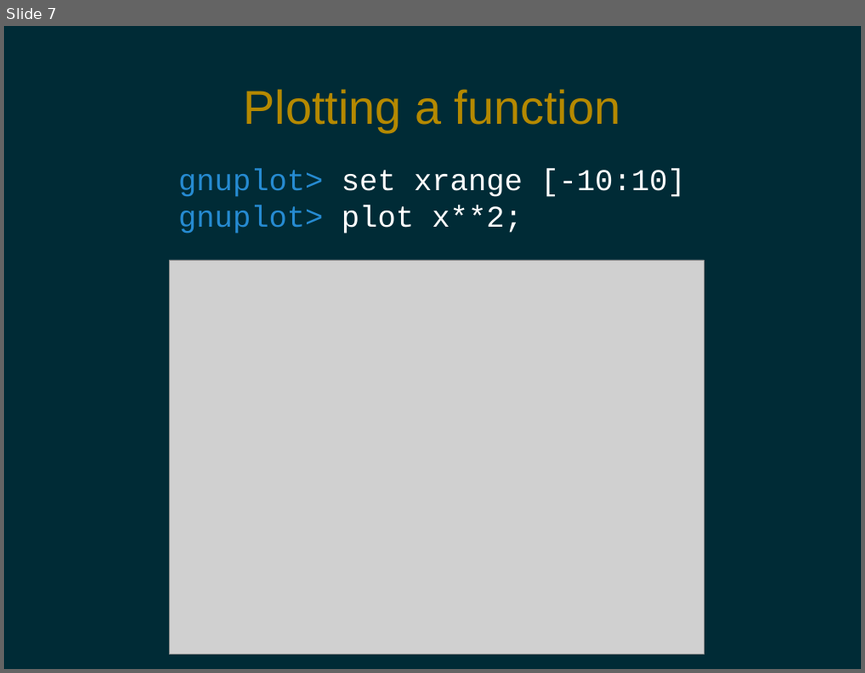
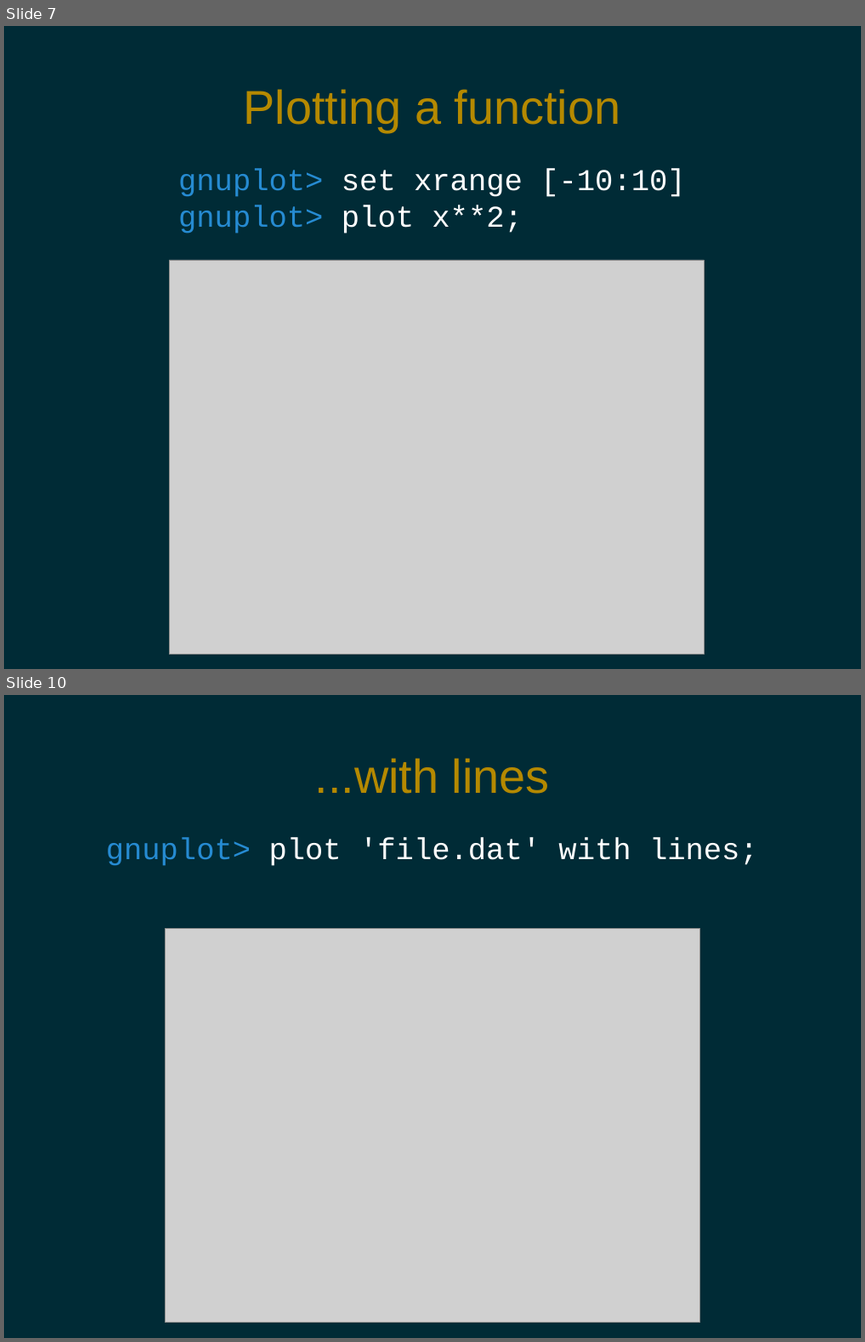
Before and after one commit to pdg137/gnuplot-pres, a slide deck: gnuplot.odp. Shown one above the other, each under a label of ours: slide 7 before the commit, slides 7 and 10 after it; the slides between them are not shown. The pictures are 865x673 and 865x1342 pixels, drawn with LibreOffice and Linux fonts; fonts in the diff are those of the drawing; grey boxes stand for pictures. Boxes give left, top, right and bottom in pixels: in the first picture for what was removed or moved away, otherwise in the second. Text is boxed around its words. In the diff, an @@ line names an element or a change of style, - is before the commit and + after.

```diff
--- a/gnuplot.odp
+++ b/gnuplot.odp
@@ slide 10 added at (4,695,861,1338), background #002B36 @@
@@ title added at (315,758,550,794), 44 pt, text #B58900 @@
+...with lines
@@ text added at (106,838,758,866), 28 pt, text #FFFFFF @@
+gnuplot> plot 'file.dat' with lines;
@@ picture added at (165,928,699,1322) @@
```
Also in this commit, not shown: 1 slide changed, 4 other slides added.
